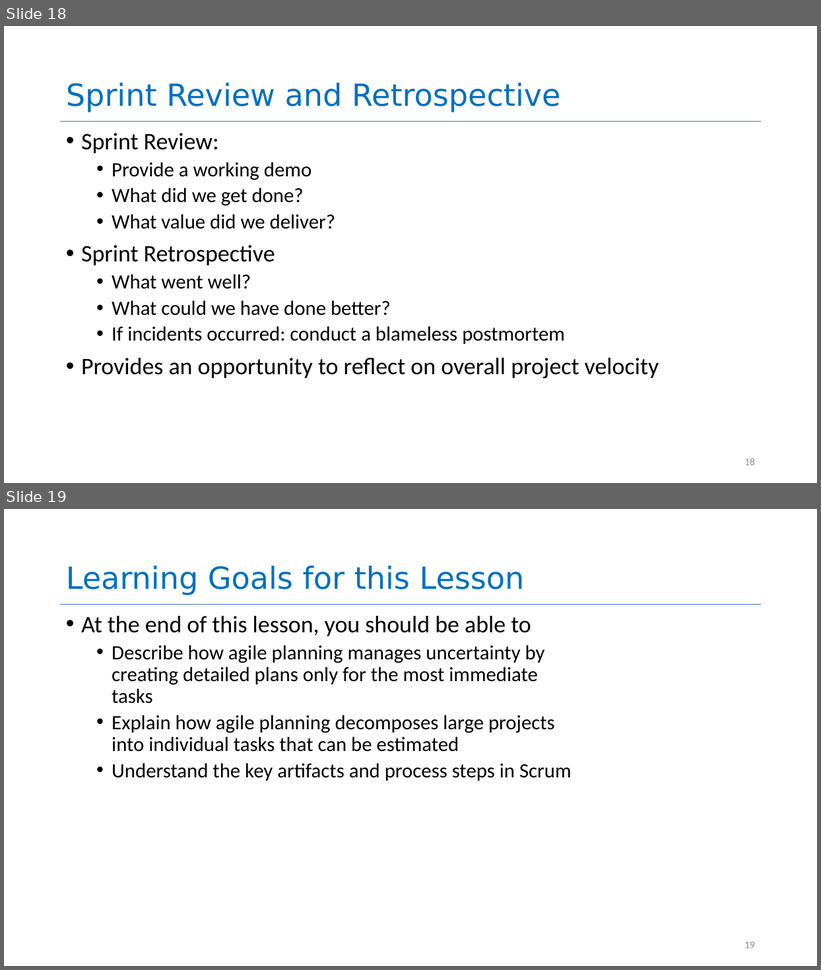
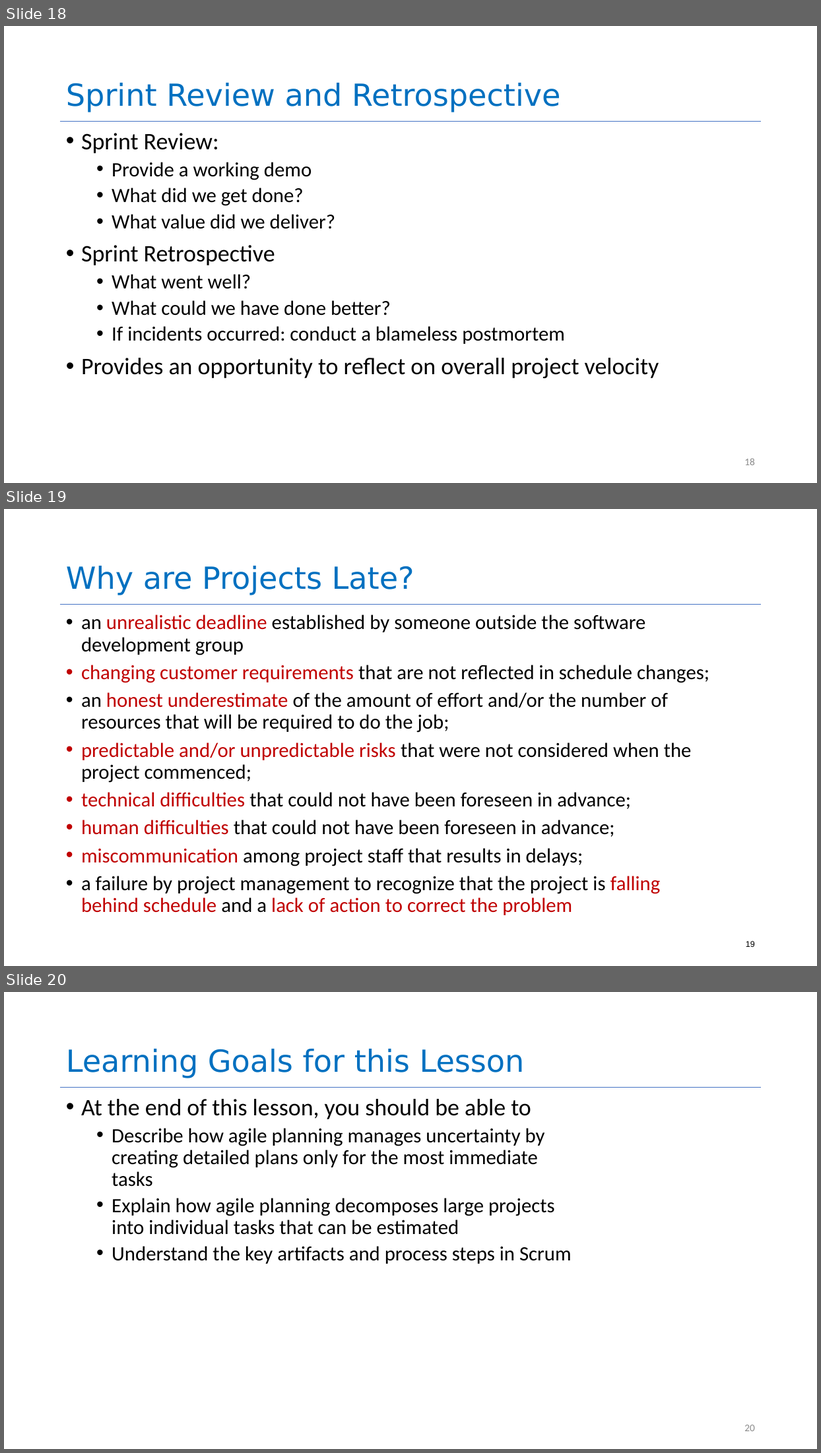
Before and after one commit to neu-se/CS4530-Spring-2022, a slide deck: Slides/Lesson 3.3 Agile Planning and Estimation.pptx. Shown one above the other, each under a label of ours: slides 18 and 19 before the commit, slides 18, 19 and 20 after it. The pictures are 821x970 and 821x1453 pixels, drawn with LibreOffice and Linux fonts; fonts in the diff are those of the drawing. Boxes give left, top, right and bottom in pixels: in the first picture for what was removed or moved away, otherwise in the second. Text is boxed around its words. In the diff, an @@ line names an element or a change of style, - is before the commit and + after.

Commit message:
added 1 slide each in 3.3 and 3.4 - traits of SE, why are projects late

```diff
--- a/Slides/Lesson 3.3 Agile Planning and Estimation.pptx
+++ b/Slides/Lesson 3.3 Agile Planning and Estimation.pptx
@@ slide 19 added at <box>4,509,817,966</box>, background #FFFFFF; not listed: 1 template element that a slide beside it also shows @@
@@ title added at <box>66,566,415,595</box>, 36 pt, text #0070C0 @@
+Why are Projects Late?
@@ text added at <box>81,615,710,916</box>, 24 pt, text #000000 @@
+• an unrealistic deadline established by someone outside the software development group
+• changing customer requirements that are not reflected in schedule changes;
+• an honest underestimate of the amount of effort and/or the number of resources that will be required to do the job;
+• predictable and/or unpredictable risks that were not considered when the project commenced;
+• technical difficulties that could not have been foreseen in advance;
+• human difficulties that could not have been foreseen in advance;
+• miscommunication among project staff that results in delays;
+• a failure by project management to recognize that the project is falling behind schedule and a lack of action to correct the problem
@@ page number added at <box>746,941,755,947</box>, 9.8 pt, text #000000 @@
+19
@@ what was slide 19 is now slide 20 @@
@@ page number at <box>745,1425,755,1432</box>: text changed @@
-19
+20
```
